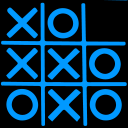
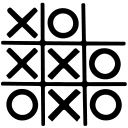
Layered file, before and after one edit (128x128). Changes by layer:
painted on "Layer 1" over [0, 0, 128, 126]
hid "Layer 0" over [0, 0, 128, 128]
